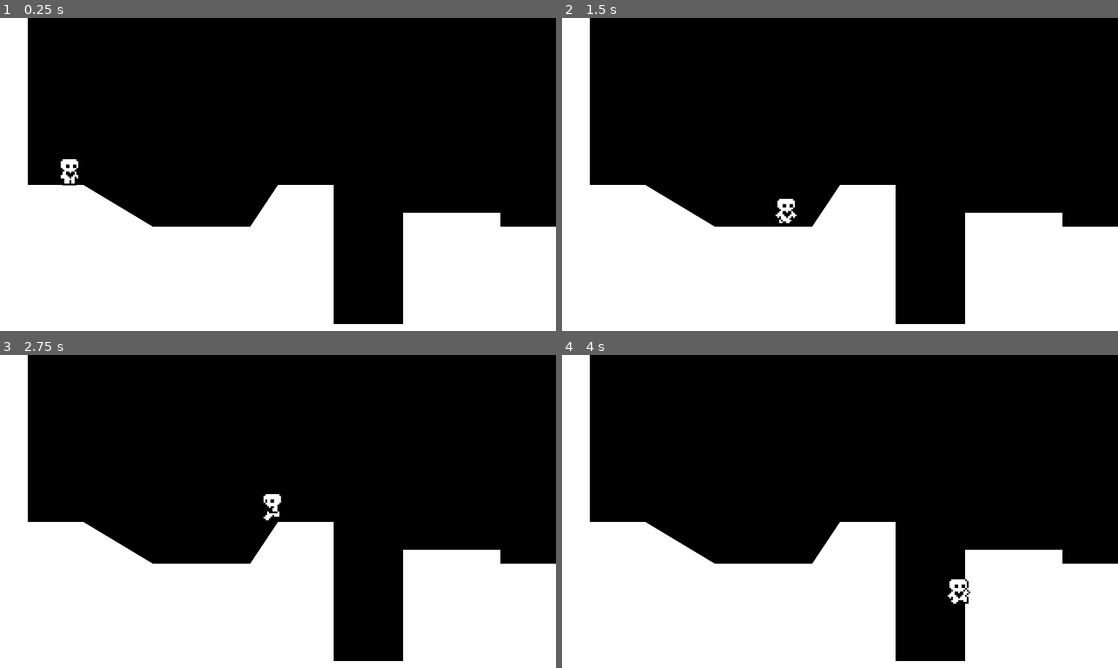
Above: before the commit, frames 1-4 (two rows, left to right).
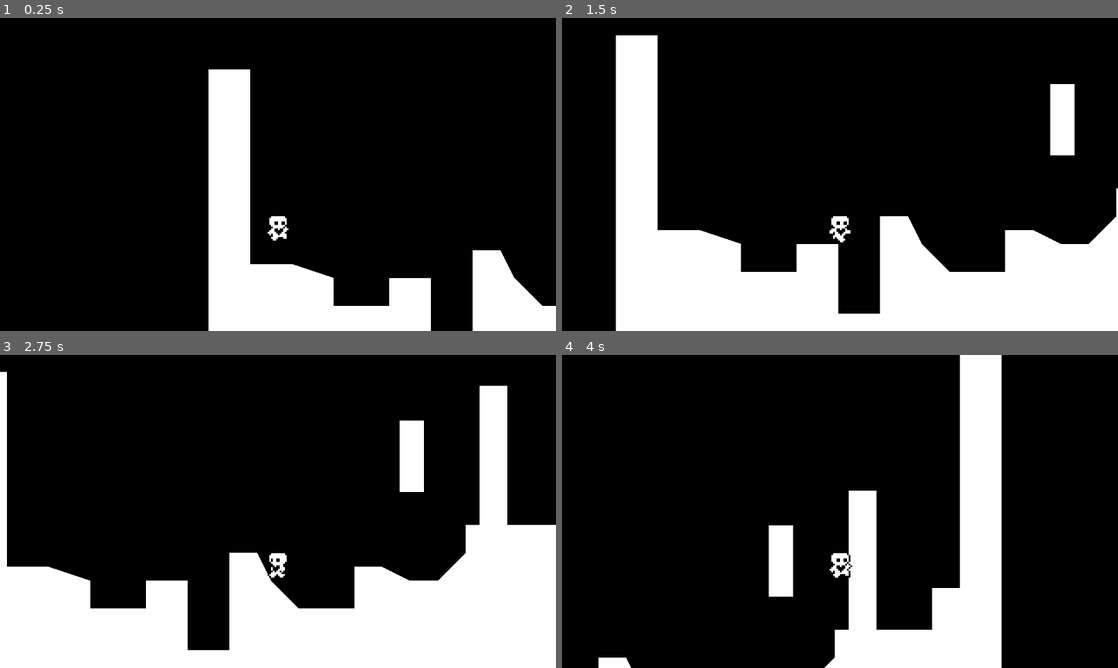
Above: after the commit, the same moments.

Repository: GreyCDevs/platformer-godot-practice
Game: Godot game, scene res://Scenes/world/world.tscn
The game is run twice, just before and just after one commit, with the same random seed, the same clock (stepped at 60 frames per second) and the same inputs.
Inputs:
- Up to frame 1 (0.25 s): no input
- Up to frame 2 (1.5 s): hold Right (ui_right) from 0.53 s (still down); tap Up (ui_up) at 0.6, 0.77, 1.07, 1.35 s
- Up to frame 3 (2.75 s): tap Up (ui_up) at 1.52, 1.82, 2.1 s; release Right (ui_right) at 2.03 s; hold Left (ui_left) from 2.03 s (still down)
- Up to frame 4 (4 s): release Left (ui_left) at 2.78 s; hold Right (ui_right) from 2.78 s (still down); tap Up (ui_up) at 2.85, 3.02, 3.32, 3.6, 3.77 s

The runs differ from the first frame. In frame 1, 33% of the frame differs, in the area x 0-100%, y 0-100%; in frame 2, 24%; in frame 3, 21%; in frame 4, 39%.

Commit message:
Fixed wall jump

Diff:
--- a/Scenes/player/player.gd
+++ b/Scenes/player/player.gd
@@ -6,13 +6,15 @@
 @onready var coyote_jump_timer: Timer = $CoyoteJumpTimer
 
 var air_jump: bool = false
+var just_wall_jumped := false
 
 func _physics_process(delta: float) -> void:
 	var input_axis := Input.get_axis("ui_left", "ui_right")
 
 	apply_gravity(delta)
+	handle_wall_jump()
 	handle_jump()
-	handle_wall_jump()
+
 	handle_movement(input_axis, delta)
 	update_animations(input_axis)
 	var was_on_floor = is_on_floor()
@@ -22,29 +24,36 @@
 	if just_left_ledge:
 		coyote_jump_timer.start()
 
+	just_wall_jumped = false
+
 func apply_gravity(delta: float) -> void:
 	if not is_on_floor():
 		velocity += get_gravity() * movement_data.gravity_scale * delta
 
 func handle_jump() -> void:
-	if is_on_floor():
-		air_jump = true
+	if is_on_floor(): air_jump = true
 	if is_on_floor() or coyote_jump_timer.time_left > 0.0:
 		if Input.is_action_just_pressed("ui_up"):
 			velocity.y = movement_data.jump_velocity
-	if not is_on_floor():
+			coyote_jump_timer.stop()
+
+	elif not is_on_floor():
 		if  (Input.is_action_just_released("ui_up") and velocity.y < movement_data.jump_velocity / 2):
 			velocity.y = movement_data.jump_velocity / 2
-	if Input.is_action_just_pressed("ui_up") and not is_on_floor() and air_jump:
-		air_jump = false
-		velocity.y = movement_data.jump_velocity * 0.8
+
+		if Input.is_action_just_pressed("ui_up") and air_jump and not just_wall_jumped:
+			velocity.y = movement_data.jump_velocity * 0.8
+			air_jump = false
+
 
 func handle_wall_jump() -> void:
-	if not is_on_wall(): return
+	if not is_on_wall_only(): return
+
 	var wall_normal = get_wall_normal()
-	if (Input.is_action_just_pressed("ui_left") and wall_normal == Vector2.LEFT) or (Input.is_action_just_pressed("ui_right") and wall_normal == Vector2.RIGHT):
+	if Input.is_action_just_pressed("ui_up"):
 		velocity.x = wall_normal.x * movement_data.speed
 		velocity.y = movement_data.jump_velocity
+		just_wall_jumped = true
 
 
 func handle_movement(input_axis: float, delta: float) -> void:
--- a/Scenes/player/player.tscn
+++ b/Scenes/player/player.tscn
@@ -98,6 +98,10 @@
 sprite_frames = SubResource("SpriteFrames_t3oqc")
 animation = &"idle"
 
+[node name="Camera2D" type="Camera2D" parent="AnimatedSprite2D"]
+position = Vector2(0, -30)
+scale = Vector2(1, 1)
+
 [node name="CollisionShape2D" type="CollisionShape2D" parent="."]
 position = Vector2(8, -0.0714254)
 scale = Vector2(1.07143, 1.07143)
--- a/Scenes/world/world.tscn
+++ b/Scenes/world/world.tscn
@@ -1,7 +1,10 @@
-[gd_scene load_steps=3 format=3 uid="uid://q67b1f5uuoha"]
+[gd_scene load_steps=4 format=3 uid="uid://q67b1f5uuoha"]
 
 [ext_resource type="Script" uid="uid://dcbwj3mc75n72" path="res://Scenes/world/world.gd" id="1_evtuc"]
 [ext_resource type="PackedScene" uid="uid://1rrvx57k2cva" path="res://Scenes/player/player.tscn" id="2_myojr"]
+
+[sub_resource type="RectangleShape2D" id="RectangleShape2D_myojr"]
+size = Vector2(13, 41)
 
 [node name="World" type="Node2D"]
 script = ExtResource("1_evtuc")
@@ -9,9 +12,22 @@
 [node name="StaticBody2D" type="StaticBody2D" parent="."]
 
 [node name="CollisionPolygon2D" type="CollisionPolygon2D" parent="StaticBody2D"]
-polygon = PackedVector2Array(0, 0, 16, 0, 16, 96, 48, 96, 88, 120, 144, 120, 160, 96, 192, 96, 192, 176, 232, 176, 232, 112, 288, 112, 288, 120, 328, 120, 392, 96, 424, 96, 424, 144, 464, 144, 464, 0, 488, 0, 488, 192, 488, 216, 0, 216)
+polygon = PackedVector2Array(0, 0, 24, 0, 24, 112, 48, 112, 72, 120, 72, 136, 104, 136, 104, 120, 128, 120, 128, 160, 152, 160, 152, 104, 168, 104, 176, 120, 192, 136, 224, 136, 224, 112, 240, 112, 256, 120, 272, 120, 288, 104, 288, 88, 296, 88, 296, 8, 312, 8, 312, 88, 344, 88, 344, 64, 360, 64, 360, -96, 384, -96, 384, 176, 0, 176)
 
 [node name="Polygon2D" type="Polygon2D" parent="StaticBody2D/CollisionPolygon2D"]
 
 [node name="player" parent="StaticBody2D" instance=ExtResource("2_myojr")]
 position = Vector2(32, 64)
+
+[node name="StaticBody2D2" type="StaticBody2D" parent="."]
+
+[node name="CollisionShape2D" type="CollisionShape2D" parent="StaticBody2D2"]
+position = Vector2(257, 49)
+shape = SubResource("RectangleShape2D_myojr")
+
+[node name="ColorRect" type="ColorRect" parent="StaticBody2D2/CollisionShape2D"]
+offset_left = -7.0
+offset_top = -21.0
+offset_right = 7.0
+offset_bottom = 20.0
+metadata/_edit_use_anchors_ = true
